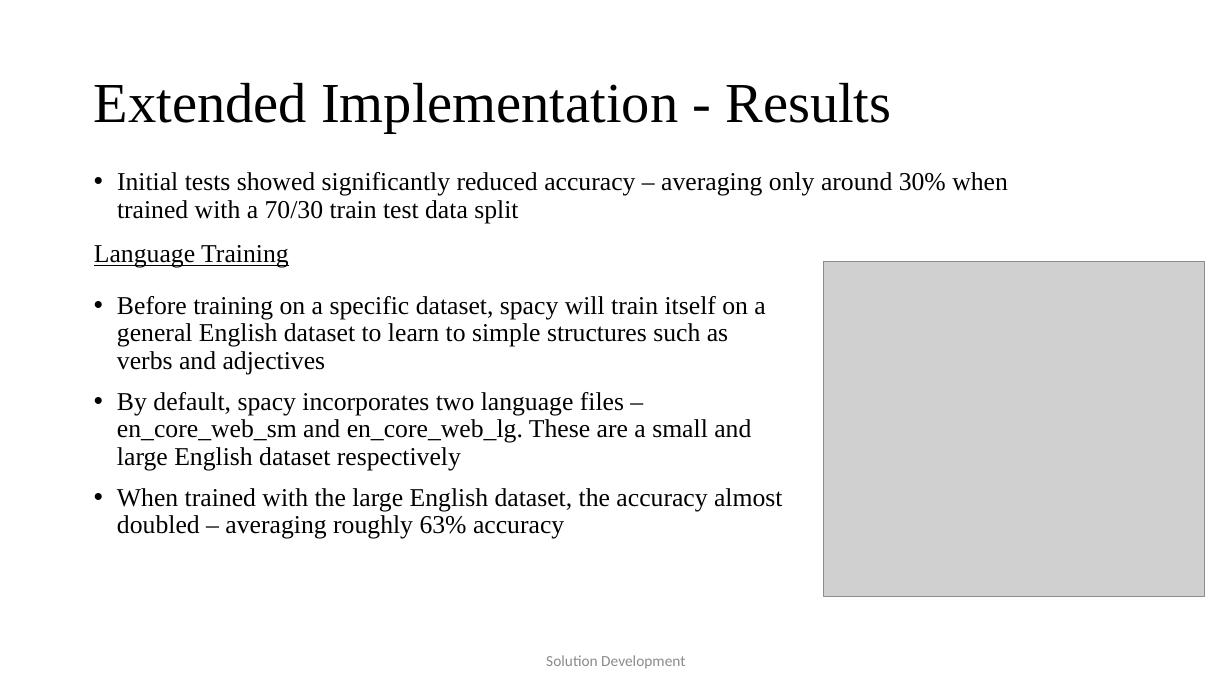
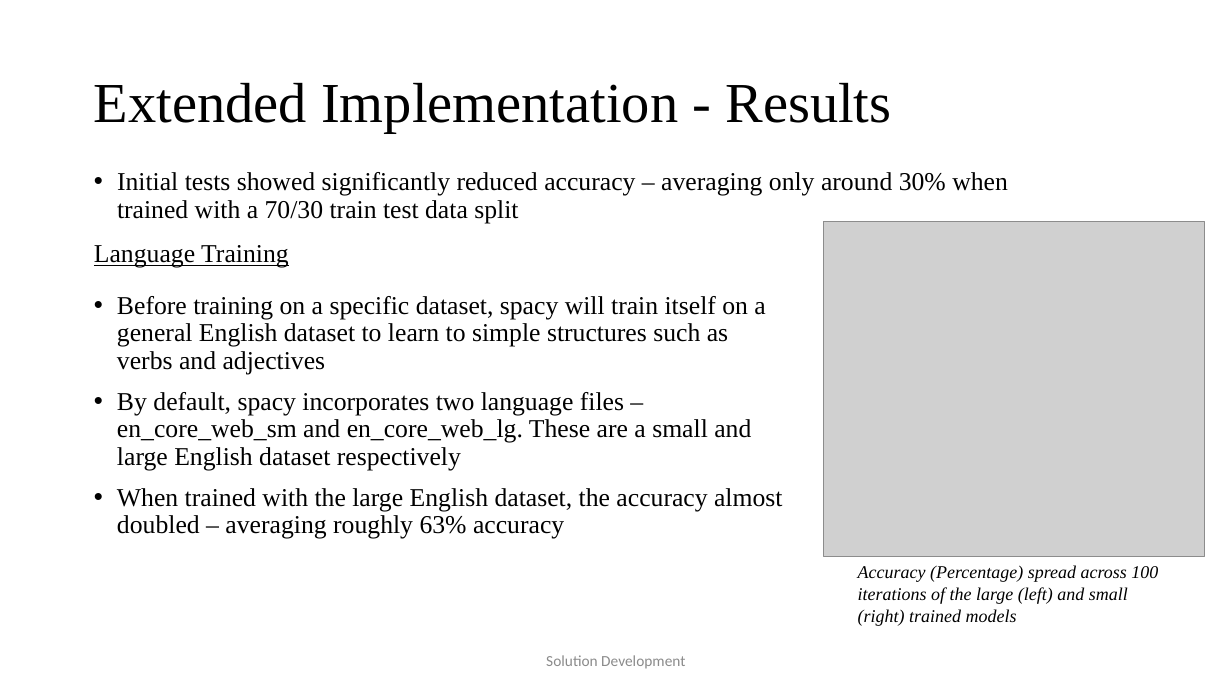
Before and after one commit to JaVonox/AIChatbot, a slide deck: slide 11 of Documentation/100505349.pptx. Drawn at 1232x693 pixels with LibreOffice and Linux fonts; fonts in the diff are those of the drawing; grey boxes stand for pictures. Boxes give left, top, right and bottom in pixels: in the first picture for what was removed or moved away, otherwise in the second. Text is boxed around its words. In the diff, an @@ line names an element or a change of style, - is before the commit and + after.

```diff
--- a/Documentation/100505349.pptx
+++ b/Documentation/100505349.pptx
@@ picture: place and size @@
-picture at box(824, 262, 1204, 596)
+picture at box(824, 222, 1204, 556)
@@ text added at box(858, 565, 1158, 626), 14 pt, text #000000, italic @@
+Accuracy (Percentage) spread across 100 iterations of the large (left) and small (right) trained models
```
Also in this commit, not shown: 9 other slides changed, 3 slides added, 1 slide removed, 4 other files.
